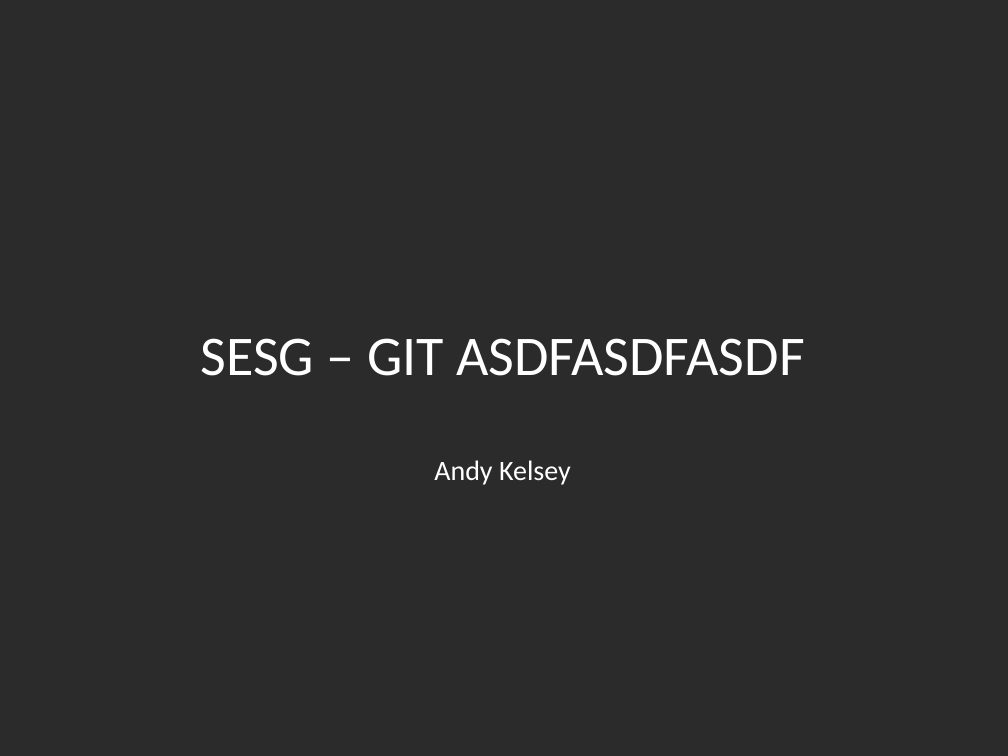
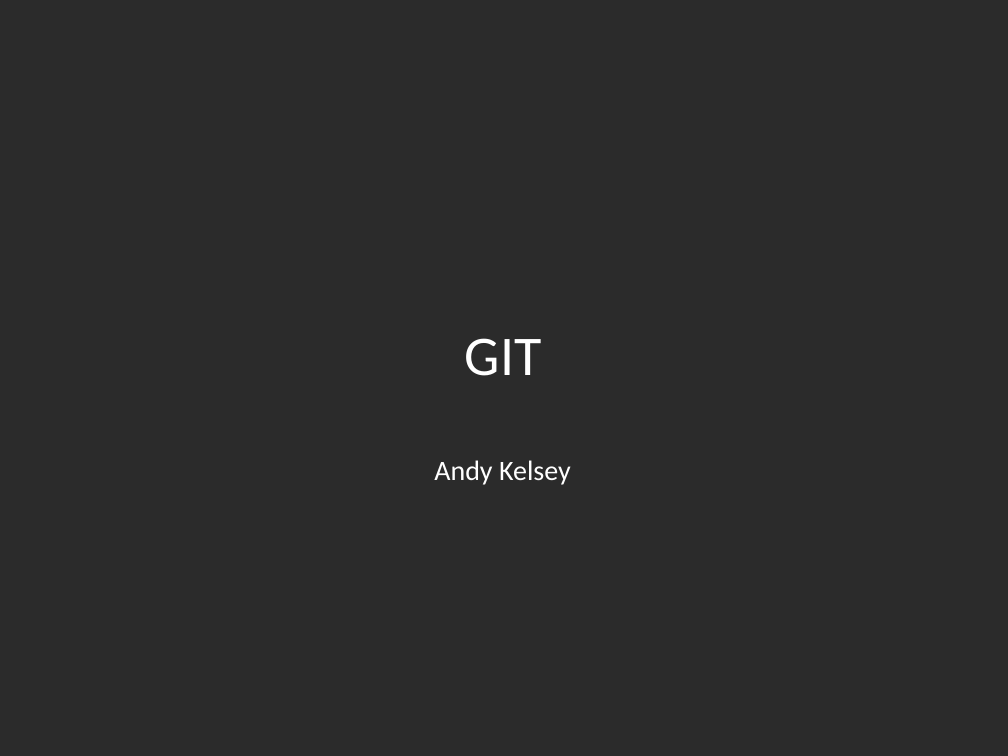
Before and after one commit to andy-kelsey/SESG-Demo, a slide deck: slide 1 of SESG – GIT.pptx. Drawn at 1008x756 pixels with LibreOffice and Linux fonts; fonts in the diff are those of the drawing; background and template pictures are left out; a plain dark background stands for a picture behind light text. Boxes give left, top, right and bottom in pixels: in the first picture for what was removed or moved away, otherwise in the second. Text is boxed around its words. In the diff, an @@ line names an element or a change of style, - is before the commit and + after.

```diff
--- a/SESG – GIT.pptx
+++ b/SESG – GIT.pptx
@@ title at (465, 338, 542, 376): text changed @@
-SESG – GIT ASDFASDFASDF
+GIT
```
Also in this commit, not shown: 2 other slides changed, 5 slides added, 1 slide removed.
